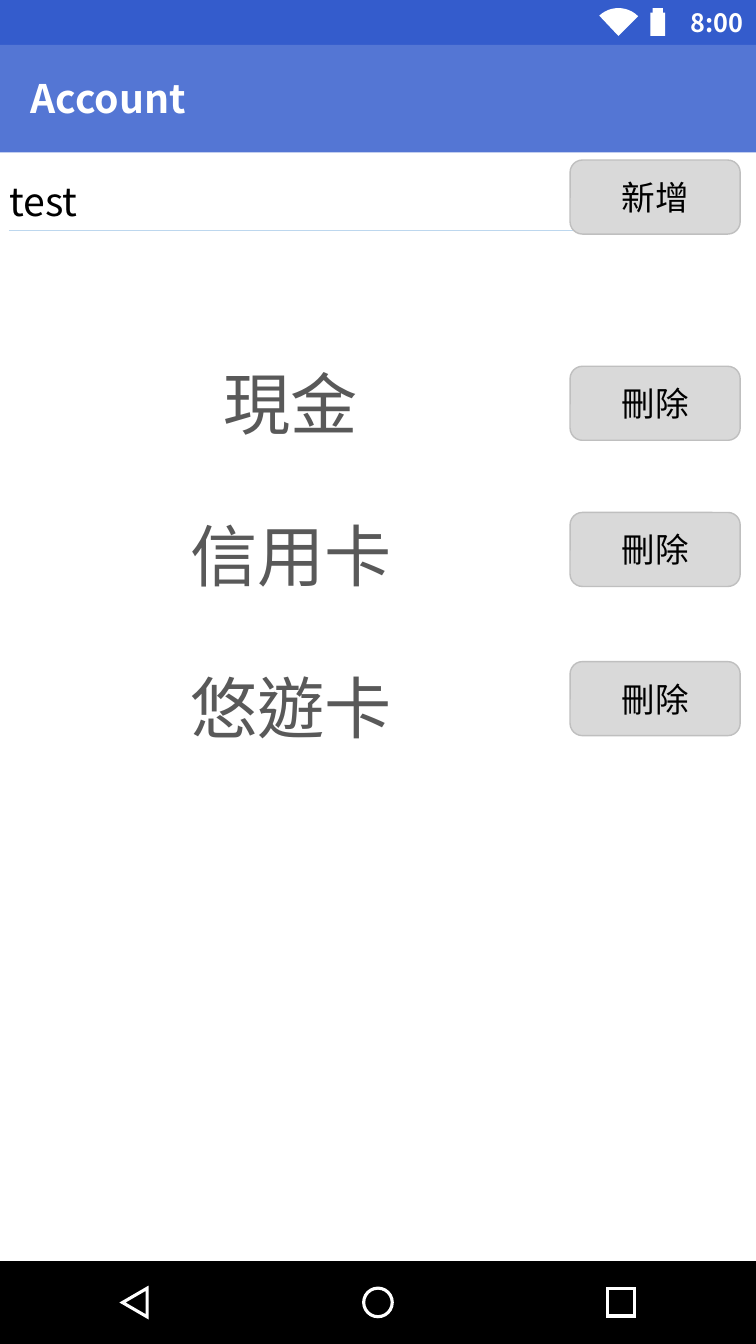
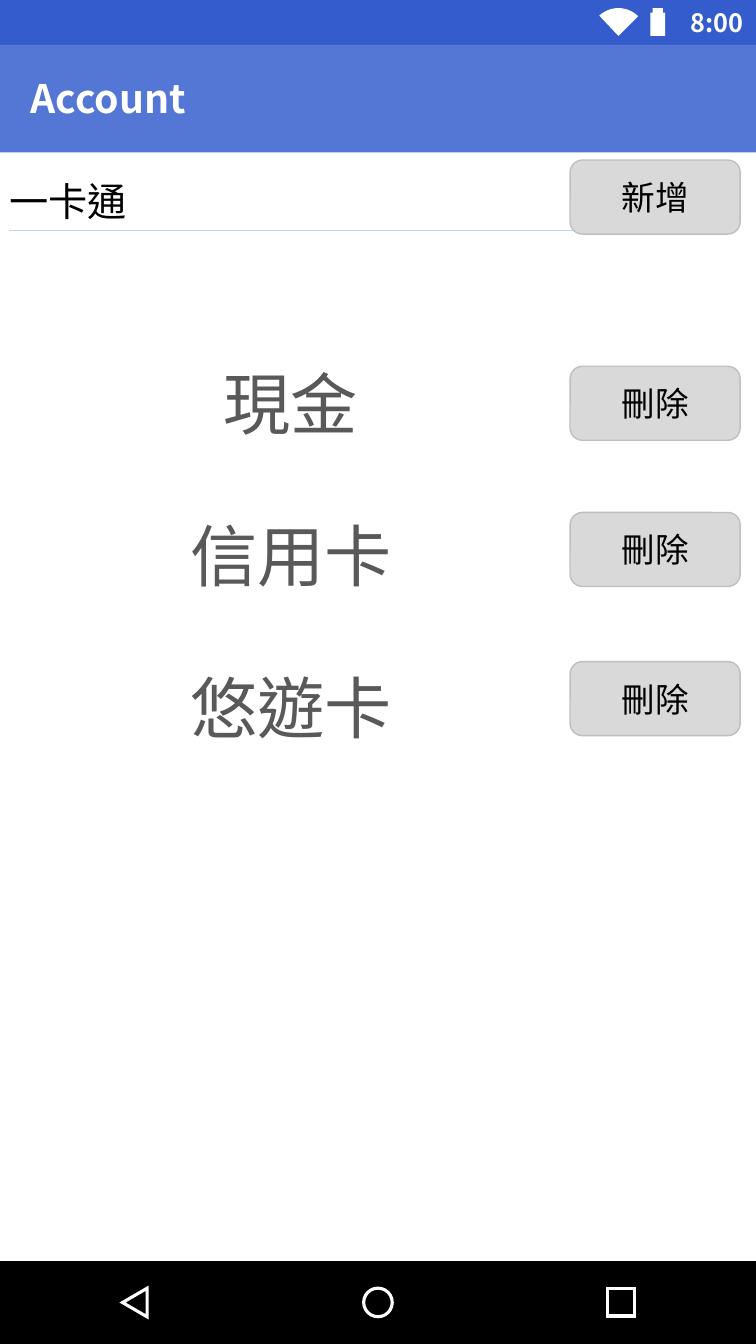
Before and after one commit to OctupusTea/OOAD, a slide deck: slide 4 of Final/影片動畫-孟瑾.pptx. Drawn at 756x1344 pixels with LibreOffice and Linux fonts; fonts in the diff are those of the drawing. Boxes give left, top, right and bottom in pixels: in the first picture for what was removed or moved away, otherwise in the second. Text is boxed around its words. In the diff, an @@ line names an element or a change of style, - is before the commit and + after.

```diff
--- a/Final/影片動畫-孟瑾.pptx
+++ b/Final/影片動畫-孟瑾.pptx
@@ text at (x1=10, y1=183, x2=127, y2=219): text changed @@
-test
+一卡通
```
Also in this commit, not shown: 5 other slides changed.
